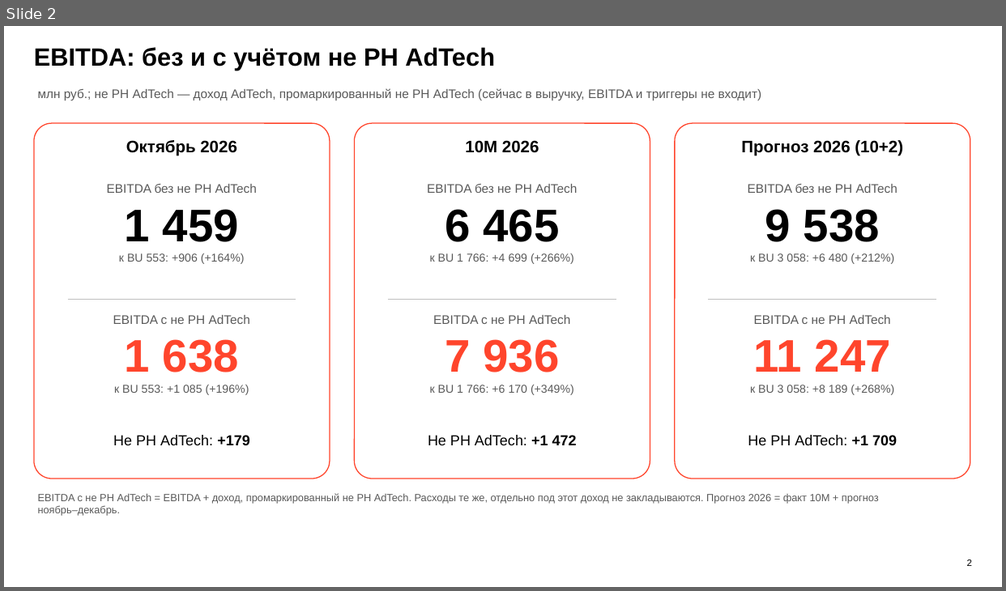
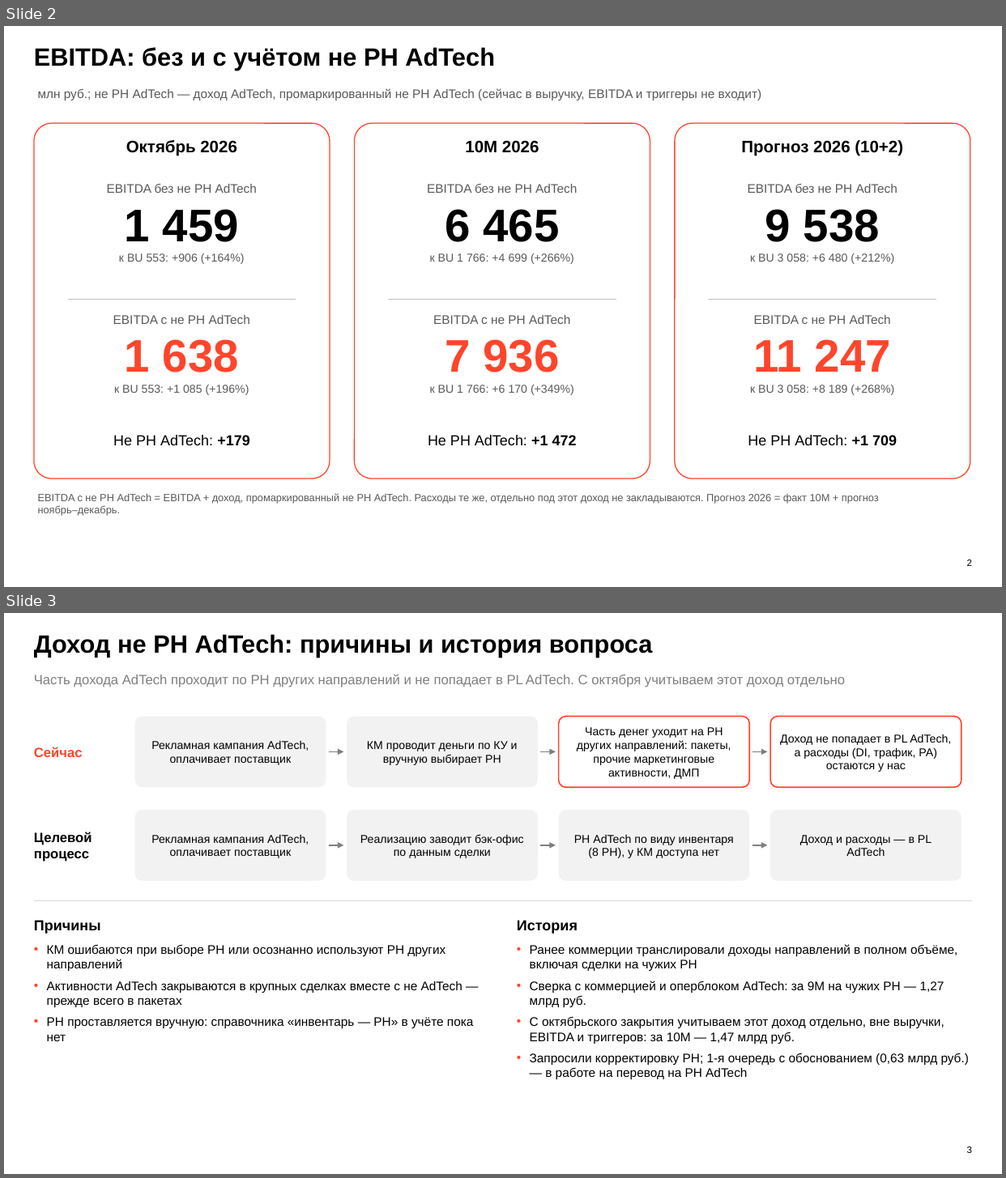
Before and after one commit to DenisMagnit/1, a slide deck: AT_FIN_OCT_2026.pptx. Shown one above the other, each under a label of ours: slide 2 before the commit, slides 2 and 3 after it. The pictures are 1006x591 and 1006x1178 pixels, drawn with LibreOffice and Linux fonts; fonts in the diff are those of the drawing; background and template pictures are left out. Boxes give left, top, right and bottom in pixels: in the first picture for what was removed or moved away, otherwise in the second. Text is boxed around its words. In the diff, an @@ line names an element or a change of style, - is before the commit and + after.

```diff
--- a/AT_FIN_OCT_2026.pptx
+++ b/AT_FIN_OCT_2026.pptx
@@ slide 3 added at bbox=[4, 613, 1002, 1174], background #FFFFFF @@
@@ text added at bbox=[34, 634, 653, 657], 24 pt, text #000000, bold @@
+Доход не РН AdTech: причины и история вопроса
@@ text added at bbox=[34, 674, 845, 688], 13 pt, text #7F7F7F @@
+Часть дохода AdTech проходит по РН других направлений и не попадает в PL AdTech. С октября учитываем этот доход отдельно
@@ rounded rectangle added at bbox=[135, 717, 326, 787], fill #F2F2F2, 11 pt, text #000000 @@
+Рекламная кампания AdTech, оплачивает поставщик
@@ rounded rectangle added at bbox=[347, 717, 538, 787], fill #F2F2F2, 11 pt, text #000000 @@
+КМ проводит деньги по КУ и вручную выбирает РН
@@ rounded rectangle added at bbox=[559, 717, 750, 787], fill #FFFFFF, outline #FF452C 1.25 pt, 11 pt, text #000000 @@
+Часть денег уходит на РН других направлений: пакеты, прочие маркетинговые активности, ДМП
@@ rounded rectangle added at bbox=[770, 717, 961, 787], fill #FFFFFF, outline #FF452C 1.25 pt, 11 pt, text #000000 @@
+Доход не попадает в PL AdTech, а расходы (DI, трафик, РА) остаются у нас
@@ text added at bbox=[34, 747, 83, 757], 13 pt, text #FF452C, bold @@
+Сейчас
@@ arrow added from (329, 752) to (344, 752), #7F7F7F 1 pt @@
@@ arrow added from (541, 752) to (556, 752), #7F7F7F 1 pt @@
@@ arrow added from (752, 752) to (768, 752), #7F7F7F 1 pt @@
@@ rounded rectangle added at bbox=[135, 810, 326, 881], fill #F2F2F2, 11 pt, text #000000 @@
+Рекламная кампания AdTech, оплачивает поставщик
@@ rounded rectangle added at bbox=[347, 810, 538, 881], fill #F2F2F2, 11 pt, text #000000 @@
+Реализацию заводит бэк-офис по данным сделки
@@ rounded rectangle added at bbox=[559, 810, 750, 881], fill #F2F2F2, 11 pt, text #000000 @@
+РН AdTech по виду инвентаря (8 РН), у КМ доступа нет
@@ rounded rectangle added at bbox=[770, 810, 961, 881], fill #F2F2F2, 11 pt, text #000000 @@
+Доход и расходы — в PL AdTech
@@ text added at bbox=[34, 832, 92, 862], 13 pt, text #000000, bold @@
+Целевой процесс
@@ arrow added from (329, 845) to (344, 845), #7F7F7F 1 pt @@
@@ arrow added from (541, 845) to (556, 845), #7F7F7F 1 pt @@
@@ arrow added from (752, 845) to (768, 845), #7F7F7F 1 pt @@
@@ line added from (34, 901) to (972, 901), #D9D9D9 0.75 pt @@
@@ text added at bbox=[34, 920, 473, 1041], 12 pt, text #000000 @@
+Причины
+• КМ ошибаются при выборе РН или осознанно используют РН других направлений
+• Активности AdTech закрываются в крупных сделках вместе с не AdTech — прежде всего в пакетах
+• РН проставляется вручную: справочника «инвентарь — РН» в учёте пока нет
@@ text added at bbox=[517, 920, 969, 1080], 12 pt, text #000000 @@
+История
+• Ранее коммерции транслировали доходы направлений в полном объёме, включая сделки на чужих РН
+• Сверка с коммерцией и оперблоком AdTech: за 9М на чужих РН — 1,27 млрд руб.
+• С октябрьского закрытия учитываем этот доход отдельно, вне выручки, EBITDA и триггеров: за 10М — 1,47 млрд руб.
+• Запросили корректировку РН; 1-я очередь с обоснованием (0,63 млрд руб.) — в работе на перевод на РН AdTech
@@ page number added at bbox=[967, 1147, 972, 1153], 9 pt, text #000000 @@
+3
```
Also in this commit, not shown: 1 slide changed.
